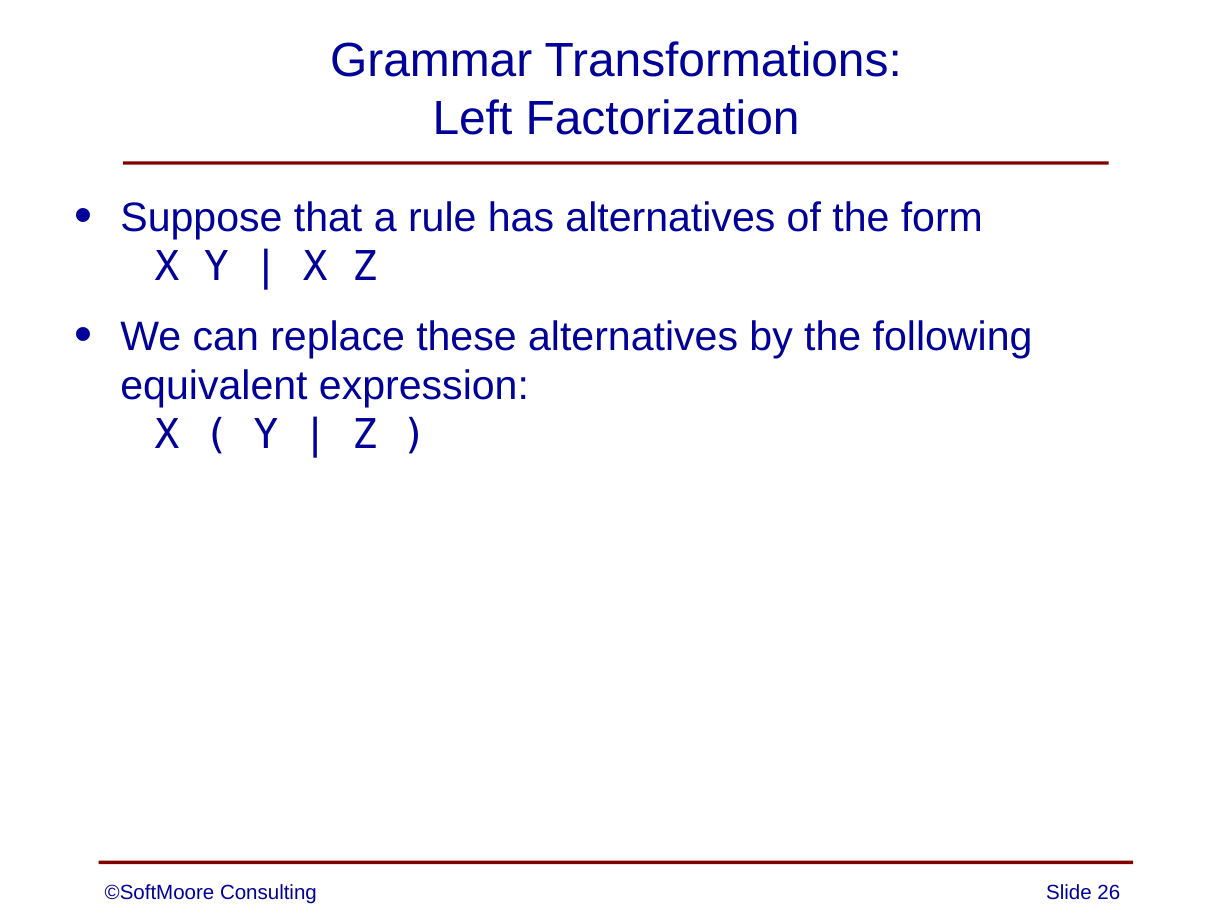
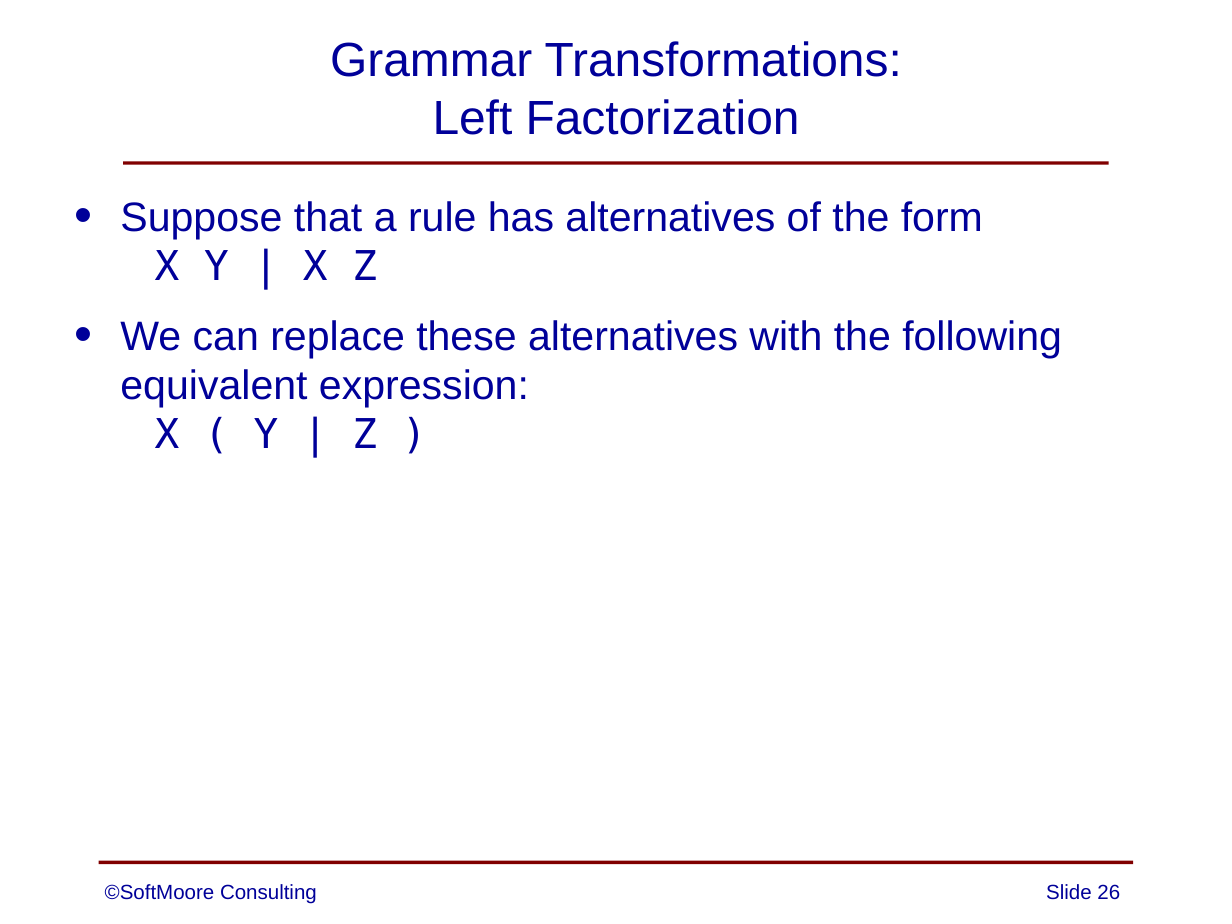
Before and after one commit to SoftMoore/CPRL-Kt, a slide deck: slide 26 of PowerPoint/03 - Context-Free Grammars.pptx. Drawn at 1232x924 pixels with LibreOffice and Linux fonts; fonts in the diff are those of the drawing. Boxes give left, top, right and bottom in pixels: in the first picture for what was removed or moved away, otherwise in the second. Text is boxed around its words. In the diff, an @@ line names an element or a change of style, - is before the commit and + after.

Commit message:
minor edits to one PowerPoint slide

```diff
--- a/PowerPoint/03 - Context-Free Grammars.pptx
+++ b/PowerPoint/03 - Context-Free Grammars.pptx
@@ text at (120, 320, 1062, 448): text changed @@
-• We can replace these alternatives by the following equivalent expression:
-  X ( Y | Z )
+• We can replace these alternatives with the following equivalent expression:
+  X ( Y | Z )
```
